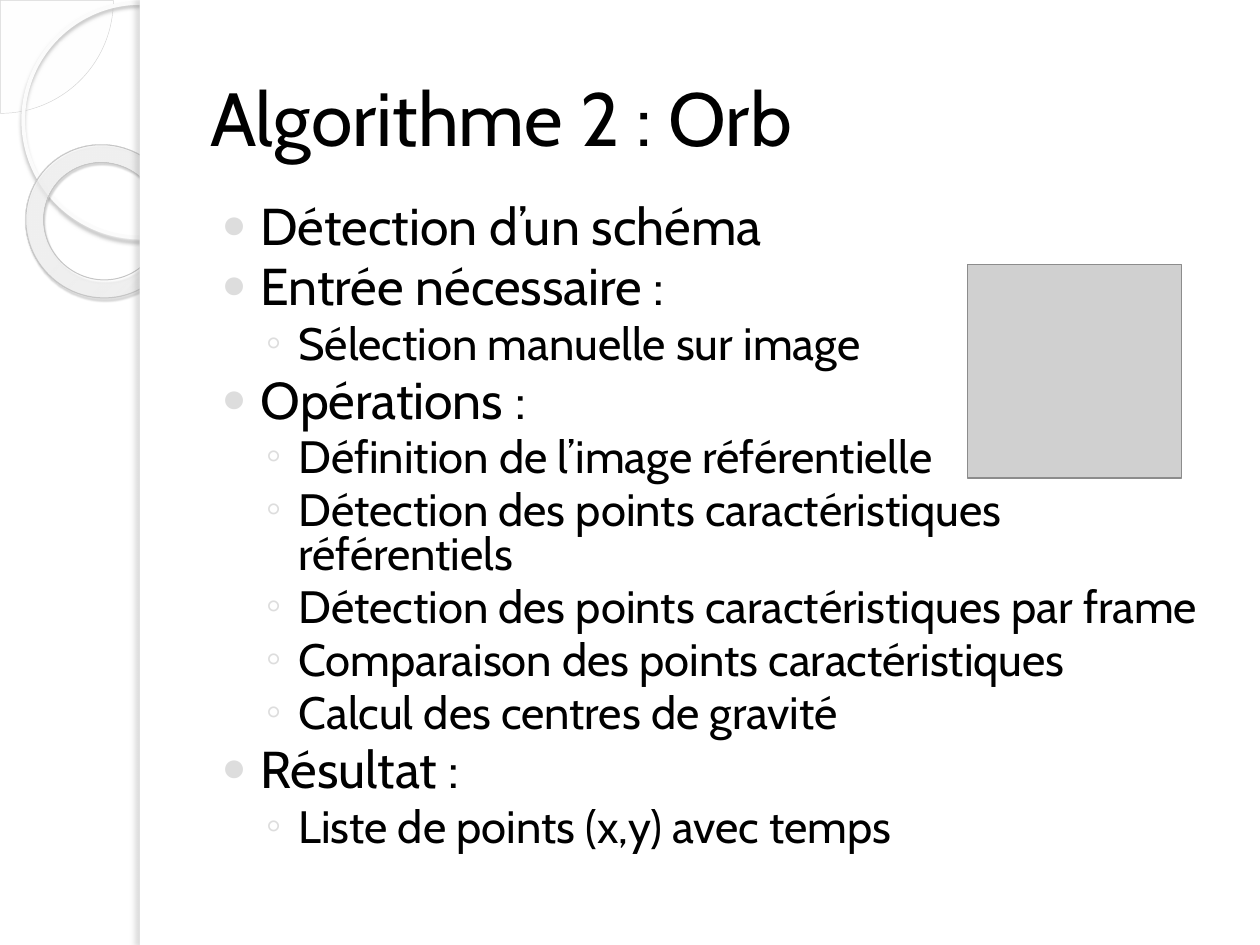
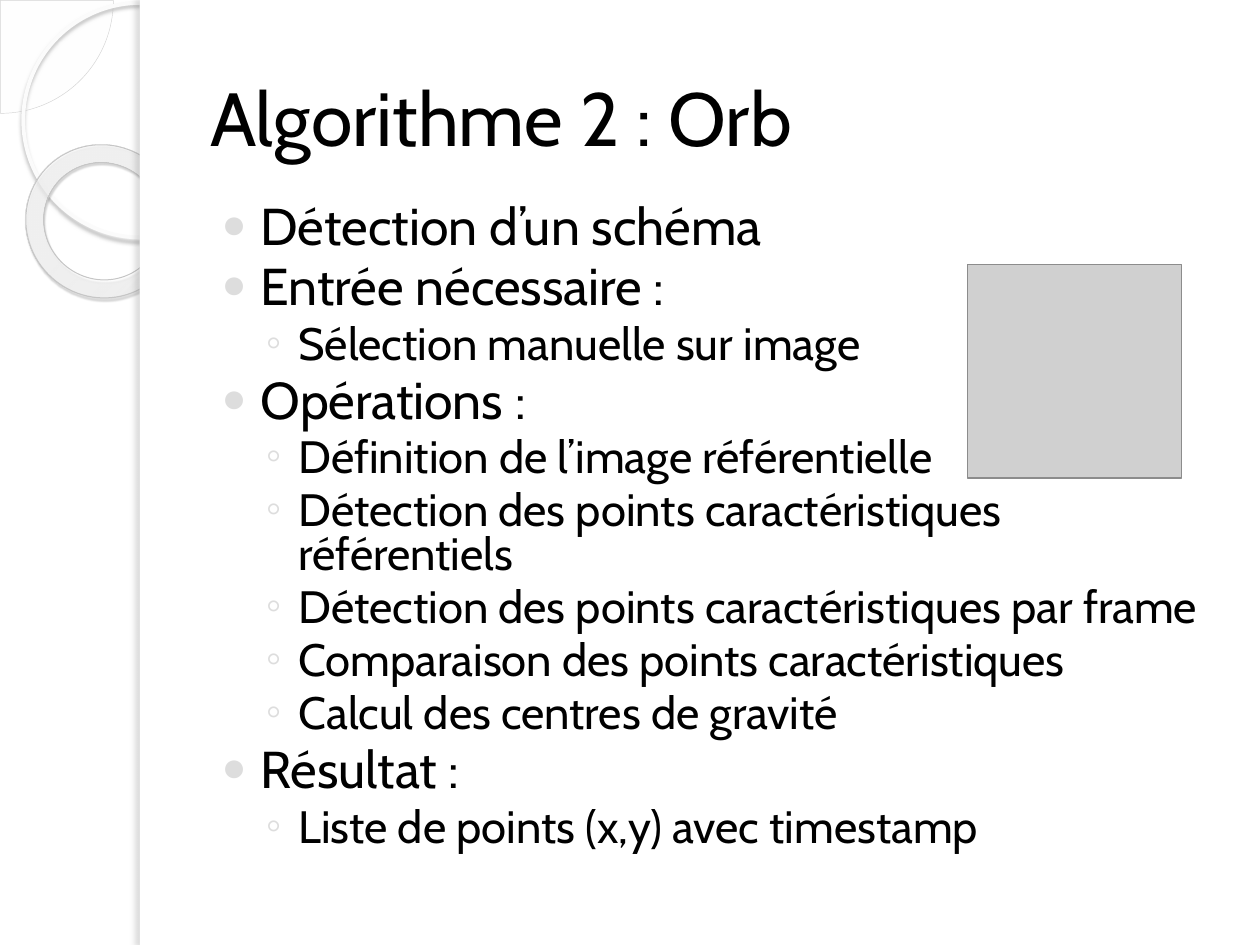
Before and after one commit to ChristopheBolinhas/Balancier, a slide deck: slide 7 of Présentation.pptx. Drawn at 1260x945 pixels with LibreOffice and Linux fonts; fonts in the diff are those of the drawing; grey boxes stand for pictures; background and template pictures are left out. Boxes give left, top, right and bottom in pixels: in the first picture for what was removed or moved away, otherwise in the second. Text is boxed around its words. In the diff, an @@ line names an element or a change of style, - is before the commit and + after.

```diff
--- a/Présentation.pptx
+++ b/Présentation.pptx
@@ text at (298, 809, 978, 853): text changed @@
-  ◦ Liste de points (x,y) avec temps
+  ◦ Liste de points (x,y) avec timestamp
```
Also in this commit, not shown: 3 other slides changed.
